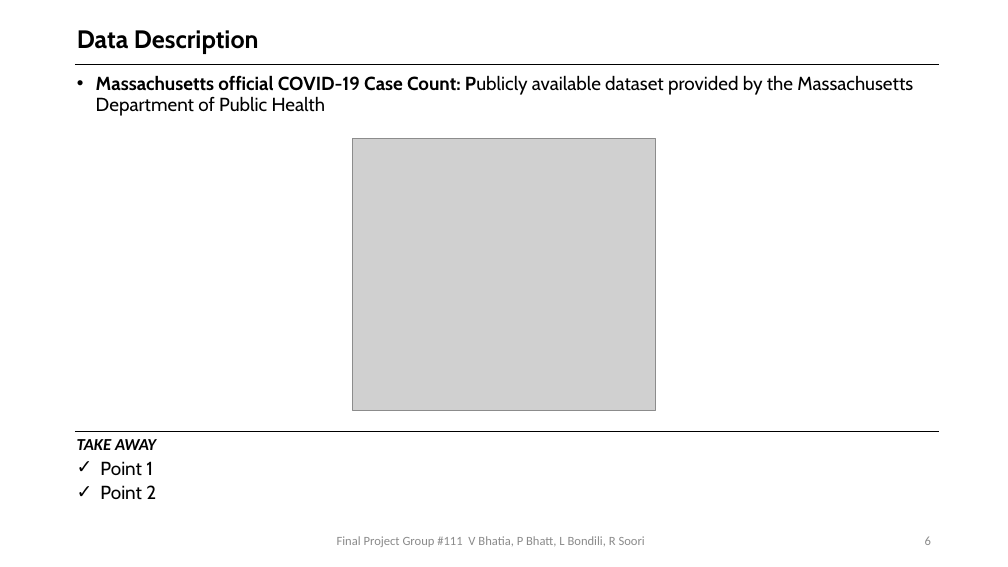
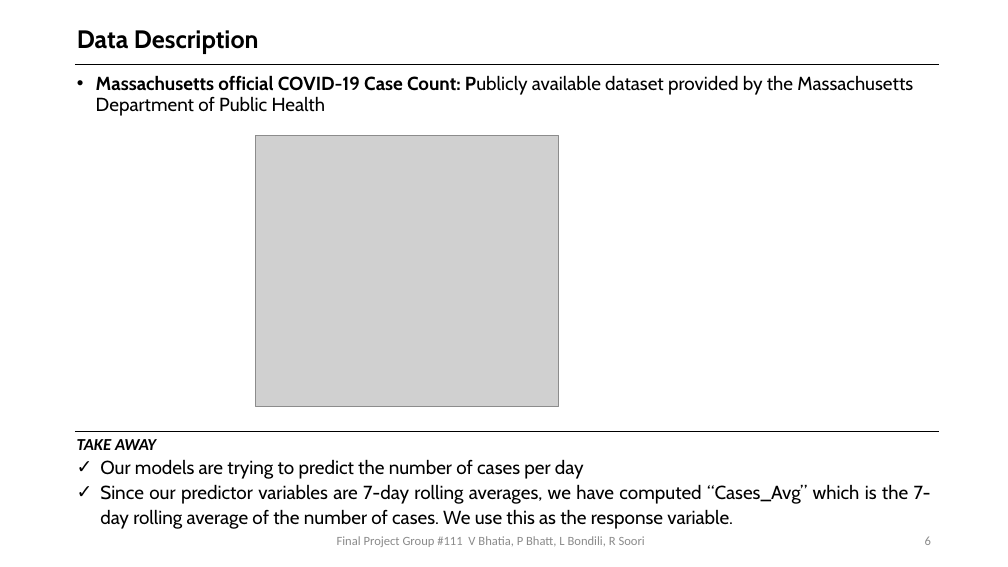
Before and after one commit to bhatiavr/cs109b-final-project-111, a slide deck: slide 6 of docs/Forecasting COVID-19 Cases Using SARS-Cov-2 Titers in Wastewater.pptx. Drawn at 1008x567 pixels with LibreOffice and Linux fonts; fonts in the diff are those of the drawing; grey boxes stand for pictures. Boxes give left, top, right and bottom in pixels: in the first picture for what was removed or moved away, otherwise in the second. Text is boxed around its words. In the diff, an @@ line names an element or a change of style, - is before the commit and + after.

```diff
--- a/docs/Forecasting COVID-19 Cases Using SARS-Cov-2 Titers in Wastewater.pptx
+++ b/docs/Forecasting COVID-19 Cases Using SARS-Cov-2 Titers in Wastewater.pptx
@@ picture: place and size @@
-picture at (352, 138, 656, 410)
+picture at (256, 135, 559, 407)
@@ text at (100, 459, 931, 529): text changed @@
-✓ Point 1
-✓ Point 2
+✓ Our models are trying to predict the number of cases per day
+✓ Since our predictor variables are 7-day rolling averages, we have computed “Cases_Avg” which is the 7-day rolling average of the number of cases. We use this as the response variable.
```
Also in this commit, not shown: 17 other slides changed, 1 slide removed, 1 other file.
